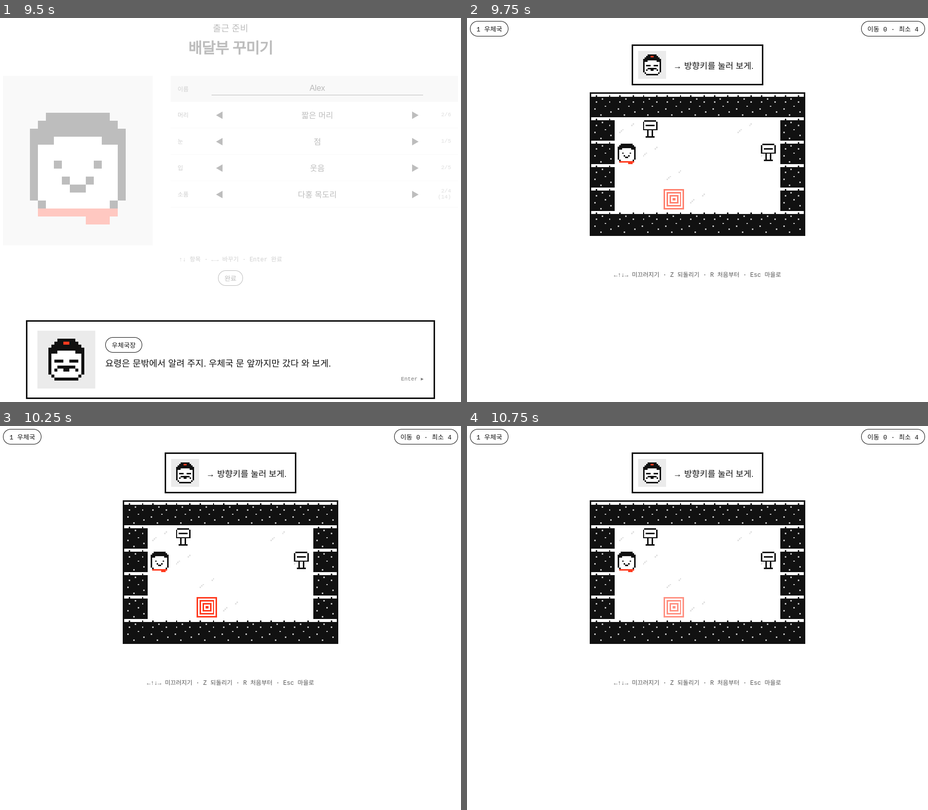
Above: before the commit, frames 1-4 (two rows, left to right).
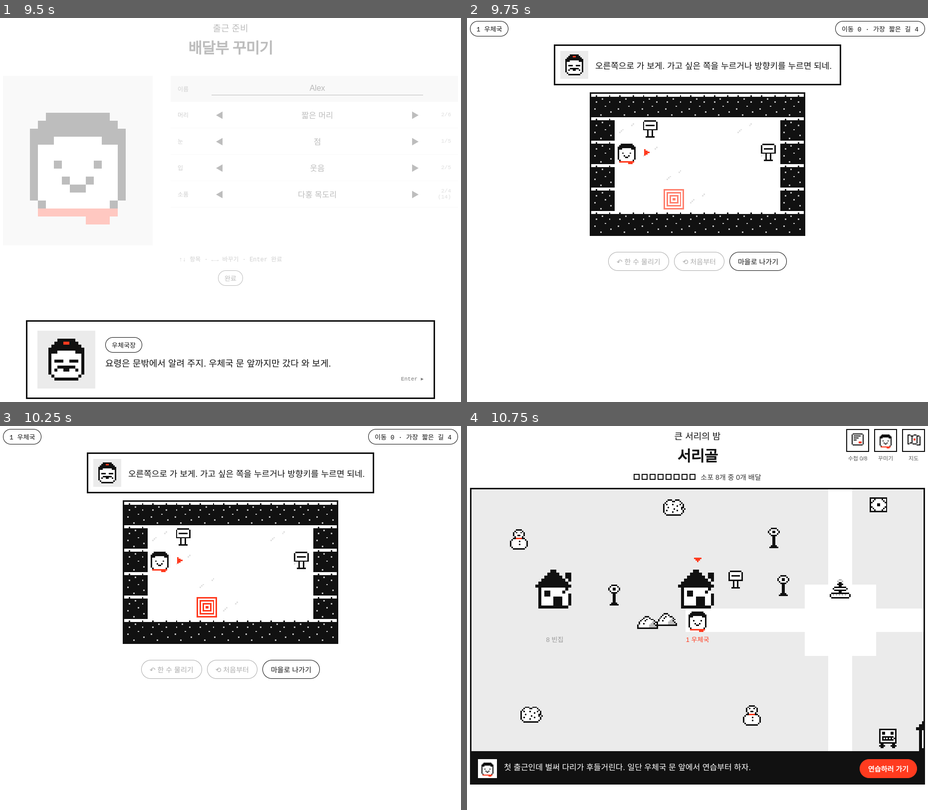
Above: after the commit, the same moments.

Repository: jicongjy/games
Game: browser game, page index.html
Two runs of this game, one before a commit and one after it. Both use one fixed random seed, a clock stepped at 60 frames per second and the inputs below.
Inputs (mouse positions are in pixels of both pictures, inside the frame that each line leads up to):
- Up to frame 1 (9.5 s): click "▸ Enter 시작" at 0.27 s; click "Enter ▸" at 0.52 s; click "Enter ▸" at 1.27 s; tap Ctrl at 1.52 s; click "Enter ▸" at 2.02 s; tap Enter at 2.27 s; click "Enter ▸" at 2.77 s; tap Escape at 3.02 s; click "Enter ▸" at 3.52 s; click (230, 359) at 4.27 s; click (230, 359) at 5.02 s; click (230, 359) at 5.77 s; click (230, 359) at 6.52 s; click (313, 140) at 7.27 s; click (318, 87) at 7.77 s; type "Alex" at 7.77 s; click "완료" at 8.02 s; click (230, 359) at 8.77 s
- Up to frame 2 (9.75 s): click (697, 359) at 9.52 s
- Up to frame 3 (10.25 s): no input
- Up to frame 4 (10.75 s): click (757, 667) at 10.27 s, where only the run after the commit has a clickable "마을로 나가기"

Frame 1 is identical in both runs. In frame 2, 1.6% of the frame differs, in the area x 18-97%, y 0-68%; in frame 3, 1.6%; in frame 4, 20%, in the area x 0-100%, y 0-94%.

Commit message:
Puzzle screen: on-screen actions, click-to-slide, direction hints
Co-Authored-By: Claude Fable 5.2 <noreply@anthropic.com>
Claude-Session: https://claude.ai/code/session_014HkyDTJCxxBXXPtEueGmzP

Diff:
--- a/index.html
+++ b/index.html
@@ -85,7 +85,13 @@
 #hud{display:flex;justify-content:space-between;align-items:center;margin-bottom:16px}
 #boardWrap{display:flex;justify-content:center}
 #board{border:3px solid var(--ink);background:var(--paper)}
-#clearBar{text-align:center;margin-top:16px;min-height:34px}
+#clearBar{display:flex;align-items:center;justify-content:center;gap:10px;margin-top:16px}
+#acts{margin-top:16px}#acts.off{display:none}
+.act{font-family:var(--sans);font-size:14px;padding:8px 16px;position:relative}
+.act:disabled{opacity:.35;cursor:default;background:var(--paper);color:var(--ink)}
+.act:hover::after{content:attr(data-tip);position:absolute;top:100%;left:50%;transform:translateX(-50%);margin-top:5px;white-space:nowrap;background:var(--ink);color:#fff;font-size:11px;padding:3px 8px;z-index:5}
+.act.pulse{border-color:var(--accent);box-shadow:0 0 0 3px var(--accent)}
+#board{cursor:pointer}
 #toast{position:fixed;left:50%;top:22px;transform:translateX(-50%);z-index:30;display:none}
 
 /* dialogue */
@@ -163,7 +169,11 @@
     <div id="coach"><span id="coachFace"></span><span id="coachText"></span></div>
     <div id="boardWrap"><canvas id="board"></canvas></div>
     <div id="clearBar"></div>
-    <p class="keys">←↑↓→ 미끄러지기 · Z 되돌리기 · R 처음부터 · Esc 마을로</p>
+    <div class="row" id="acts">
+      <button class="pill act" id="aUndo" data-tip="단축키 Z">↶ 한 수 물리기</button>
+      <button class="pill act" id="aRe" data-tip="단축키 R">⟲ 처음부터</button>
+      <button class="pill act" id="aTown" data-tip="단축키 Esc">마을로 나가기</button>
+    </div>
   </section>
 </div>
 
@@ -319,11 +329,11 @@
 const OFFICE=[r(0,"자네가 새 배달부인가. 하필 오늘 오다니, 운도 좋군."),r(0,"두루 씨가 사십 년 메던 가방일세. 소포 여덟 개가 들어 있어."),
  r(0,"큰 서리 날에는 배달부만 밖에 나가네. 나는 안 나가. 국장이니까."),r(0,"그나저나 이름이 뭐라고 했지?")];
 const OFFICE2=[r(0,"{name}. 좋은 이름이군."),r(0,"요령은 문밖에서 알려 주지. 우체국 문 앞까지만 갔다 와 보게.")];
-const TUT=[{key:'ArrowRight',t:"→ 방향키를 눌러 보게."},
- {key:'ArrowDown',t:"봤지? 한번 미끄러지면 못 멈춰. 멈추려면 부딪혀야 하네. 이번엔 ↓."},
- {key:'ArrowLeft',t:"저기 다홍색이 문 앞일세. ← 로 가 보게."},
- {key:'z',t:"지나가는 건 배달이 아니야. 문 앞에 서야지. Z를 눌러 한 수 물리게."},
- {key:null,t:"이제 혼자 해 보게. 우체통을 브레이크로 쓰는 걸세. 꼬이면 R로 처음부터."}];
+const TUT=[{key:'ArrowRight',t:"오른쪽으로 가 보게. 가고 싶은 쪽을 누르거나 방향키를 누르면 되네."},
+ {key:'ArrowDown',t:"봤지? 한번 미끄러지면 못 멈춰. 멈추려면 부딪혀야 하네. 이번엔 아래쪽."},
+ {key:'ArrowLeft',t:"저기 다홍색이 문 앞일세. 왼쪽으로 가 보게."},
+ {key:'z',t:"지나가는 건 배달이 아니야. 문 앞에 서야지. 아래의 '한 수 물리기'를 누르게."},
+ {key:null,t:"이제 혼자 해 보게. 우체통을 브레이크로 쓰는 걸세. 꼬이면 '처음부터'를 누르고."}];
 const PUSH=[
  [r(0,"광장까지 밀어 주지. 어느 길로 갈지는 자네가 정하게. 하나, 둘.")],
  [r(1,"다음은 쌍둥이네예요. 살살 밀게요. ...어머, 세게 밀었네.")],
@@ -611,7 +621,14 @@
  cv.width=L.w*TS;cv.height=L.h*TS;cv.style.width=cv.width+'px';cv.style.height=cv.height+'px';
  S.loc=k;save();P.tut=(k===0&&!S.best[0])?0:null;coach();$('hudStage').textContent=(k+1)+' '+RES[k].place;$('clearBar').innerHTML='';show('play');hud();requestAnimationFrame(loop)}
 function coach(){const on=P.tut!=null;$('coach').classList.toggle('on',on);if(!on)return;const f=$('coachFace');f.innerHTML='';f.appendChild(toCanvas(face(RES[0].f[0]),3));$('coachText').textContent=TUT[P.tut].t}
-function hud(){$('hudMoves').textContent='이동 '+P.moves+' · 최소 '+MIN[P.k]}
+function hud(){$('hudMoves').textContent='이동 '+P.moves+' · 가장 짧은 길 '+MIN[P.k];const g=P.tut!=null&&P.tut<4;$('aUndo').disabled=g?P.tut!==3:!P.hist.length;$('aRe').disabled=g||!P.hist.length;
+ $('aUndo').classList.toggle('pulse',P.tut===3);$('acts').classList.toggle('off',!!P.done)}
+function actMove(dk){if(mode!=='play'||P.done)return;if(P.tut!=null&&P.tut<4){const w=TUT[P.tut].key;if(P.anim||w==='z'||DIRS[dk][0]!==DIRS[w][0]||DIRS[dk][1]!==DIRS[w][1])return;move(dk);P.tut++;coach();hud();return}move(dk)}
+function actUndo(){if(mode!=='play'||P.done)return;if(P.tut!=null&&P.tut<4){if(TUT[P.tut].key!=='z'||P.anim)return;undo();P.tut++;coach();hud();return}undo()}
+function actRestart(){if(mode!=='play'||P.done||(P.tut!=null&&P.tut<4))return;restart()}
+$('aUndo').onclick=()=>{$('aUndo').blur();actUndo()};$('aRe').onclick=()=>{$('aRe').blur();actRestart()};$('aTown').onclick=()=>{$('aTown').blur();if(mode==='play'||mode==='clear')town()};
+$('board').onclick=e=>{if(mode!=='play'||!P||P.anim)return;const c=$('board'),r=c.getBoundingClientRect(),dx=(e.clientX-r.left)*c.width/r.width/TS-(P.x+.5),dy=(e.clientY-r.top)*c.height/r.height/TS-(P.y+.5);
+ if(Math.abs(dx)<.5&&Math.abs(dy)<.5)return;actMove(Math.abs(dx)>Math.abs(dy)?(dx>0?'ArrowRight':'ArrowLeft'):(dy>0?'ArrowDown':'ArrowUp'))};
 function bump(bx,by,dx,dy){P.shake={dx,dy,t:performance.now()};const L=P.L;
  if(L.g[by][bx]==='o'&&!P.demo){const sp=SPECIAL[P.k+':'+bx+','+by];
   if(sp==='fountain'){P.fh=(P.fh||0)+1;if(P.fh===3){award('fountain');toast('풍덩. 두루 씨의 첫날 기록과 같습니다.')}}
@@ -633,7 +650,7 @@
 function cleared(){P.done=true;const k=P.k;P.first=!S.best[k];S.best[k]=S.best[k]?Math.min(S.best[k],P.moves):P.moves;
  if(k>=2&&P.moves===MIN[k])award('short');if(k>=2&&!P.undo)award('noundo');
  if(S.best.every((b,i)=>b===MIN[i]))award('master');save();mode='clear';
- $('clearBar').innerHTML='<span class="pill accent">배달 완료 · '+P.moves+'수'+(P.moves===MIN[k]?' · 최소 이동!':'')+'</span> <span class="pill">Enter 계속</span>'}
+ hud();$('clearBar').innerHTML='<span class="pill">배달 완료 · '+P.moves+'번 만에'+(P.moves===MIN[k]?' · 가장 짧은 길!':'')+'</span><button class="pill accent big" id="btnCont">계속</button>';$('btnCont').onclick=()=>{if(mode==='clear')afterClear()}}
 function afterClear(){const k=P.k,first=P.first;const sc=[];mode='play';
  if(first){sc.push(...POST[k]);if(EVENTS[k])sc.push(...EVENTS[k]);if(k===0)sc.push(nar(OUTRO))}
  let pend=S.pending.splice(0);
@@ -658,6 +675,9 @@
  for(let y=0;y<L.h;y++)for(let x=0;x<L.w;x++){const c=L.g[y][x];if(c==='#')cx.drawImage(P.demo&&y===0&&x>0&&x<L.w-1&&x%2?tiles.house:tiles.wall,x*TS,y*TS,TS,TS);
   else if(c==='o'){let t=obstType(P.k,x,y);if(t==='snowman'&&P.happy[x+','+y])t='snowmanHappy';cx.drawImage(tiles[t],x*TS,y*TS,TS,TS)}}
  let ox=0,oy=0;if(P.shake){const t=(now-P.shake.t)/140;if(t>=1)P.shake=null;else{const m=Math.sin(t*Math.PI)*6;ox=P.shake.dx*m;oy=P.shake.dy*m}}
+ if(!P.demo&&mode==='play'&&!P.anim&&!P.done&&P.hist){const g=P.tut!=null&&P.tut<4?TUT[P.tut].key:null;
+  for(const n of['ArrowLeft','ArrowRight','ArrowUp','ArrowDown']){const[dx,dy]=DIRS[n];if(blocked(L,P.x+dx,P.y+dy))continue;if(g&&(g==='z'||DIRS[g][0]!==dx||DIRS[g][1]!==dy))continue;
+   const px=(P.x+.5+dx*.86)*TS,py=(P.y+.5+dy*.86)*TS;cx.fillStyle=g?COL.r:'#a8a8a8';for(let i=0;i<3;i++){const w=14-i*5,o=i*4-4;if(dx)cx.fillRect(Math.round(px+dx*o-2),Math.round(py-w/2),4,w);else cx.fillRect(Math.round(px-w/2),Math.round(py+dy*o-2),w,4)}}}
  if(P.me)cx.drawImage(P.me,Math.round(P.dx*TS+ox),Math.round(P.dy*TS+oy),TS,TS)}
 
 /* ---------- 키 ---------- */
@@ -676,11 +696,8 @@
  if(mode==='town'){if(BR[k]){e.preventDefault();goDir(k);return}if(ok){e.preventDefault();if(CAPACT)CAPACT[1]();return}if(kl==='q'||kl==='ㅂ'){book(true);return}if(kl==='c'||kl==='ㅊ'){custom(false);return}if(kl==='m'||kl==='ㅡ'){overview();return}return}
  if(mode==='clear'){if(ok){e.preventDefault();afterClear()}return}
  if(mode==='play'){
-  if(P.tut!=null&&P.tut<4){const want=TUT[P.tut].key,dk=DIRS[k]?k:(DIRS[kl]?kl:null);if(dk)e.preventDefault();if(k==='Escape'){town();return}if(P.anim)return;
-   if(want==='z'){if(kl==='z'||kl==='ㅋ'){undo();P.tut++;coach()}}
-   else if(dk&&DIRS[dk][0]===DIRS[want][0]&&DIRS[dk][1]===DIRS[want][1]){move(dk);P.tut++;coach()}return}
-  if(DIRS[kl]||DIRS[k]){e.preventDefault();move(DIRS[k]?k:kl);return}
-  if(kl==='z'||kl==='ㅋ'){undo();return}if(kl==='r'||kl==='ㄱ'){restart();return}
+  const dk=DIRS[k]?k:(DIRS[kl]?kl:null);if(dk){e.preventDefault();actMove(dk);return}
+  if(kl==='z'||kl==='ㅋ'){actUndo();return}if(kl==='r'||kl==='ㄱ'){actRestart();return}
   if(k==='Escape'){town();return}}
 });
 
